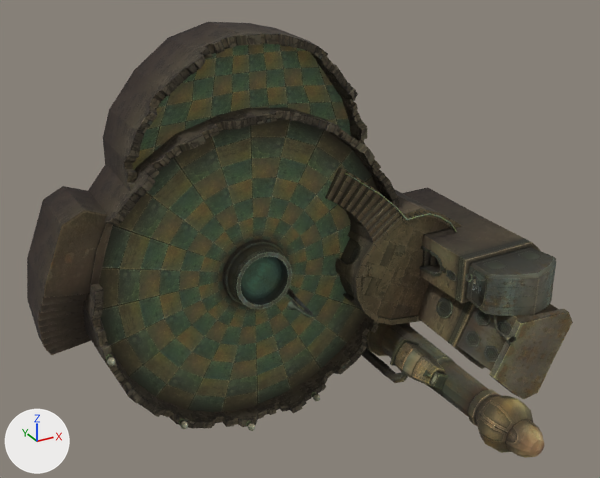
A saved change to the OBJ model sceneobjs/huodong_fuben_662/huodong_fuben_662_pingtai01a.obj.
Before and after are seen from a 50 mm camera at (-1670.0, -3509.0, 1556.0) aimed at (-83.0, -624.0, 113.0). The axes (+X, +Y, +Z) are drawn at lower left. The lights are the same throughout. Where no turn or scale is listed for an object, it has been applied to the vertices. Vertices at the same position are counted once.

In view in the first picture: 'huodong_fuben_662_pingtai01a'.
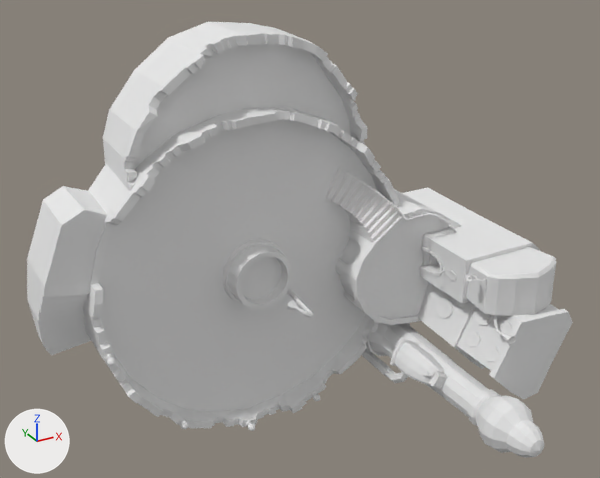
Edits to the bpy script that builds the scene:
```text
Add mat_material_3_1:
    mat_material_3_1 = principled_material('material_3')
    mat_material_3_1.base_color = (0.8, 0.8, 0.8)  # white #e7e7e7
    mat_material_3_1.roughness = 1.0
Add mat_material_1_1:
    mat_material_1_1 = principled_material('material_1')
    mat_material_1_1.base_color = (0.8, 0.8, 0.8)  # white #e7e7e7
    mat_material_1_1.roughness = 1.0
Add mat_material_9_1:
    mat_material_9_1 = principled_material('material_9')
    mat_material_9_1.base_color = (0.8, 0.8, 0.8)  # white #e7e7e7
    mat_material_9_1.roughness = 1.0
Add mat_material_8_1:
    mat_material_8_1 = principled_material('material_8')
    mat_material_8_1.base_color = (0.8, 0.8, 0.8)  # white #e7e7e7
    mat_material_8_1.roughness = 1.0
Add mat_material_4_1:
    mat_material_4_1 = principled_material('material_4')
    mat_material_4_1.base_color = (0.8, 0.8, 0.8)  # white #e7e7e7
    mat_material_4_1.roughness = 1.0
Add mat_material_7_1:
    mat_material_7_1 = principled_material('material_7')
    mat_material_7_1.base_color = (0.8, 0.8, 0.8)  # white #e7e7e7
    mat_material_7_1.roughness = 1.0
Add mat_material_5_1:
    mat_material_5_1 = principled_material('material_5')
    mat_material_5_1.base_color = (0.8, 0.8, 0.8)  # white #e7e7e7
    mat_material_5_1.roughness = 1.0
Add mat_material_6_1:
    mat_material_6_1 = principled_material('material_6')
    mat_material_6_1.base_color = (0.8, 0.8, 0.8)  # white #e7e7e7
    mat_material_6_1.roughness = 1.0
Add mat_material_10_1:
    mat_material_10_1 = principled_material('material_10')
    mat_material_10_1.base_color = (0.8, 0.8, 0.8)  # white #e7e7e7
    mat_material_10_1.roughness = 1.0
Change me_huodong_fuben_662_pingtai01a:
    where me_huodong_fuben_662_pingtai01a.from_pydata(...)  # 3459 vertices, 5931 faces; spans x -1143.0..1143.0, y -1476.0..24.0, z -950.0..950.0
    used by ob_huodong_fuben_662_pingtai01a; location = (0.0, 0.0, 0.0)
    me_huodong_fuben_662_pingtai01a part 1: all 1032 faces that had it switch from mat_material_1 (picture img_huodong_fuben_662_zhonglou_01_png) to mat_material_1_1 (white #e7e7e7)
    me_huodong_fuben_662_pingtai01a part 2: all 596 faces that had it switch from mat_material_3 (picture img_huodong_fuben_662_zhonglou_03_png) to mat_material_3_1 (white #e7e7e7)
    me_huodong_fuben_662_pingtai01a part 3: all 495 faces that had it switch from mat_material_4 (picture img_huodong_fuben_662_beijing04_png) to mat_material_4_1 (white #e7e7e7)
    me_huodong_fuben_662_pingtai01a part 4: all 453 faces that had it switch from mat_material_5 (picture img_huodong_fuben_662_pingtai01_dimian_png) to mat_material_5_1 (white #e7e7e7)
    me_huodong_fuben_662_pingtai01a part 5: all 656 faces that had it switch from mat_material_6 (picture img_huodong_fuben_662_pingtai01_jianzhu01_png) to mat_material_6_1 (white #e7e7e7)
    me_huodong_fuben_662_pingtai01a part 6: all 699 faces that had it switch from mat_material_7 (picture img_huodong_fuben_662_pingtai01_jianzhu02_png) to mat_material_7_1 (white #e7e7e7)
    me_huodong_fuben_662_pingtai01a part 7: all 159 faces that had it switch from mat_material_8 (picture img_huodong_fuben_662_pingtai01_jianzhu03_png) to mat_material_8_1 (white #e7e7e7)
    me_huodong_fuben_662_pingtai01a part 8: all 1265 faces that had it switch from mat_material_9 (picture img_huodong_fuben_662_pingtai01_qiang_png) to mat_material_9_1 (white #e7e7e7)
    me_huodong_fuben_662_pingtai01a part 9: all 576 faces that had it switch from mat_material_10 (picture img_huodong_fuben_662_pingtai01_shuij_png) to mat_material_10_1 (white #e7e7e7)
```

Pixel boxes [x1, y1, x2, y2] of what changed, in the pictures (600 x 478 px):
part 1 of me_huodong_fuben_662_pingtai01a, recoloured
    both: [106, 195, 451, 431]
part 2 of me_huodong_fuben_662_pingtai01a, recoloured (brown to white)
    both: [366, 323, 544, 458]
part 3 of me_huodong_fuben_662_pingtai01a, recoloured (brown to white)
    both: [362, 323, 501, 426]
part 4 of me_huodong_fuben_662_pingtai01a, recoloured
    both: [37, 43, 377, 412]
part 5 of me_huodong_fuben_662_pingtai01a, recoloured
    both: [419, 246, 573, 399]
part 6 of me_huodong_fuben_662_pingtai01a, recoloured (brown to grey)
    both: [325, 167, 512, 362]
part 7 of me_huodong_fuben_662_pingtai01a, recoloured (brown to white)
    both: [394, 188, 541, 369]
part 8 of me_huodong_fuben_662_pingtai01a, recoloured
    both: [27, 22, 400, 429]
part 9 of me_huodong_fuben_662_pingtai01a, recoloured
    both: [222, 239, 313, 318]
